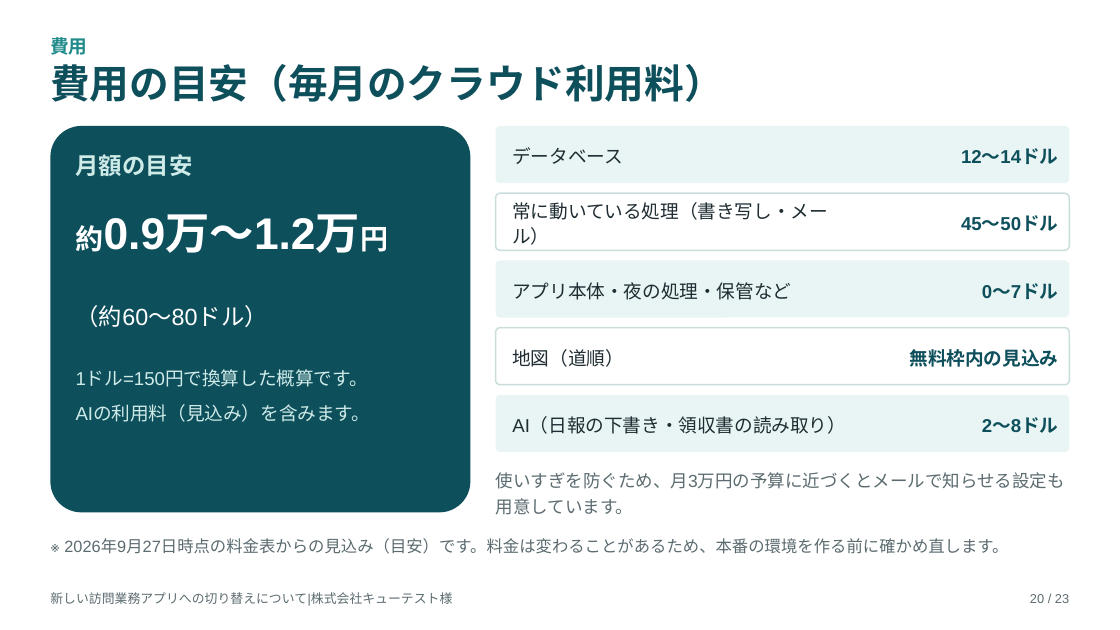
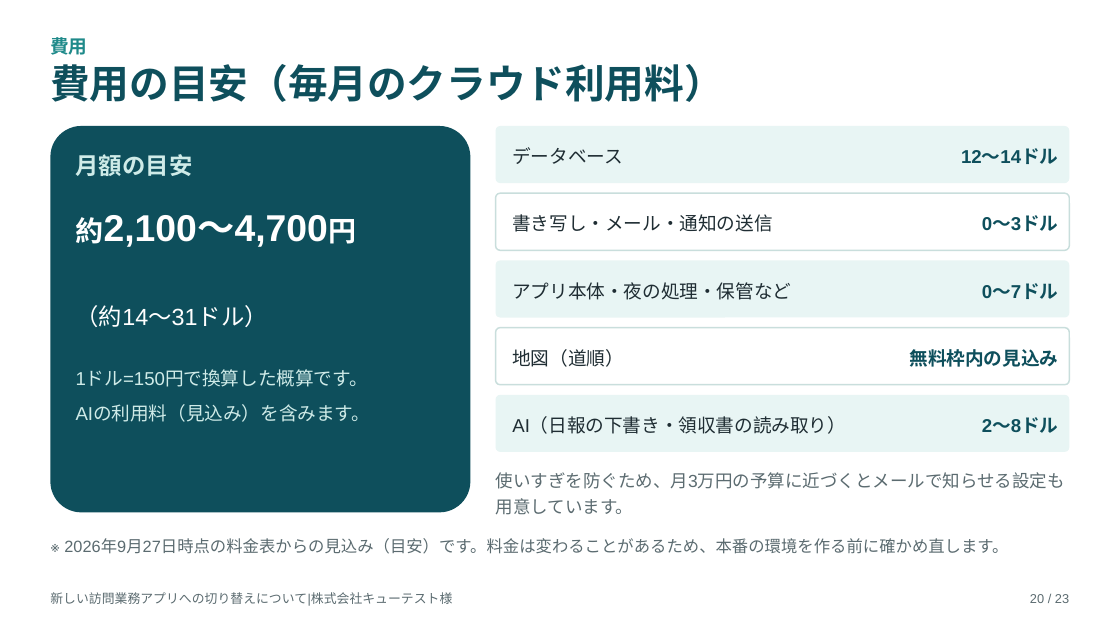
Before and after one commit to katahimo-dev/katahimo-app, a slide deck: slide 20 of doc/partner/新アプリ切替のご説明_キューテスト様.pptx. Drawn at 1120x630 pixels with LibreOffice and Linux fonts; fonts in the diff are those of the drawing. Boxes give left, top, right and bottom in pixels: in the first picture for what was removed or moved away, otherwise in the second. Text is boxed around its words. In the diff, an @@ line names an element or a change of style, - is before the commit and + after.

```diff
--- a/doc/partner/新アプリ切替のご説明_キューテスト様.pptx
+++ b/doc/partner/新アプリ切替のご説明_キューテスト様.pptx
@@ text at bbox=[76, 215, 328, 247]: text changed; size 38 to 32 pt @@
-約0.9万〜1.2万円
+約2,100〜4,700円
@@ text at bbox=[512, 214, 772, 232]: text changed @@
-常に動いている処理（書き写し・メール）
+書き写し・メール・通知の送信
@@ text at bbox=[982, 216, 1059, 231]: text changed @@
-45〜50ドル
+0〜3ドル
@@ text at bbox=[76, 305, 268, 327]: text changed @@
-（約60〜80ドル）
+（約14〜31ドル）
```
Also in this commit, not shown: 56 other files.
